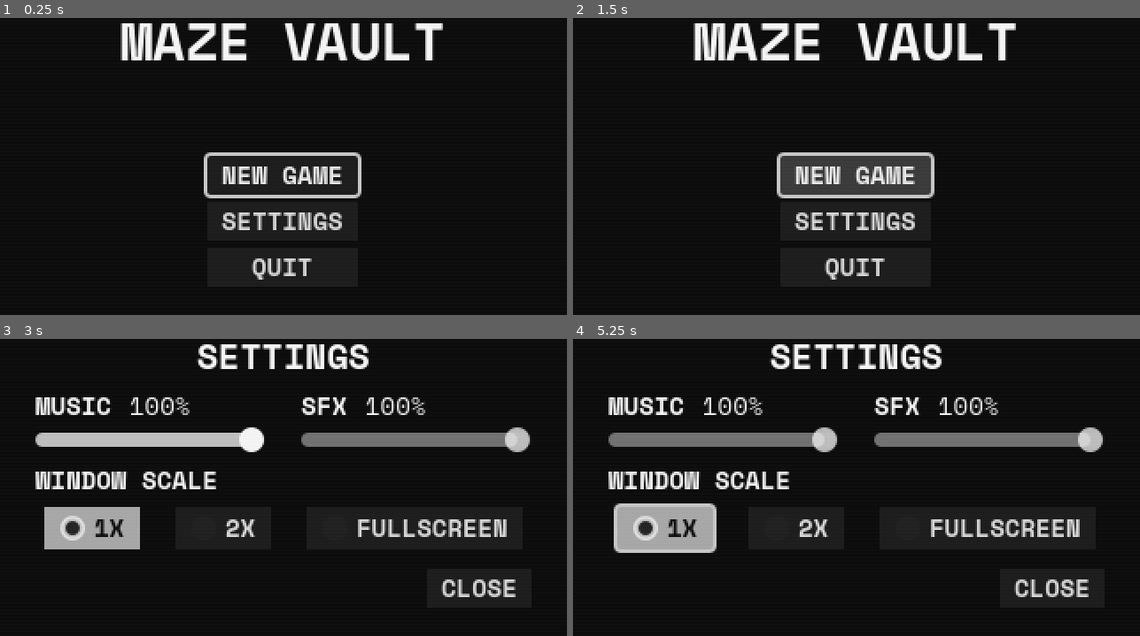
Above: before the commit, frames 1-4 (two rows, left to right).
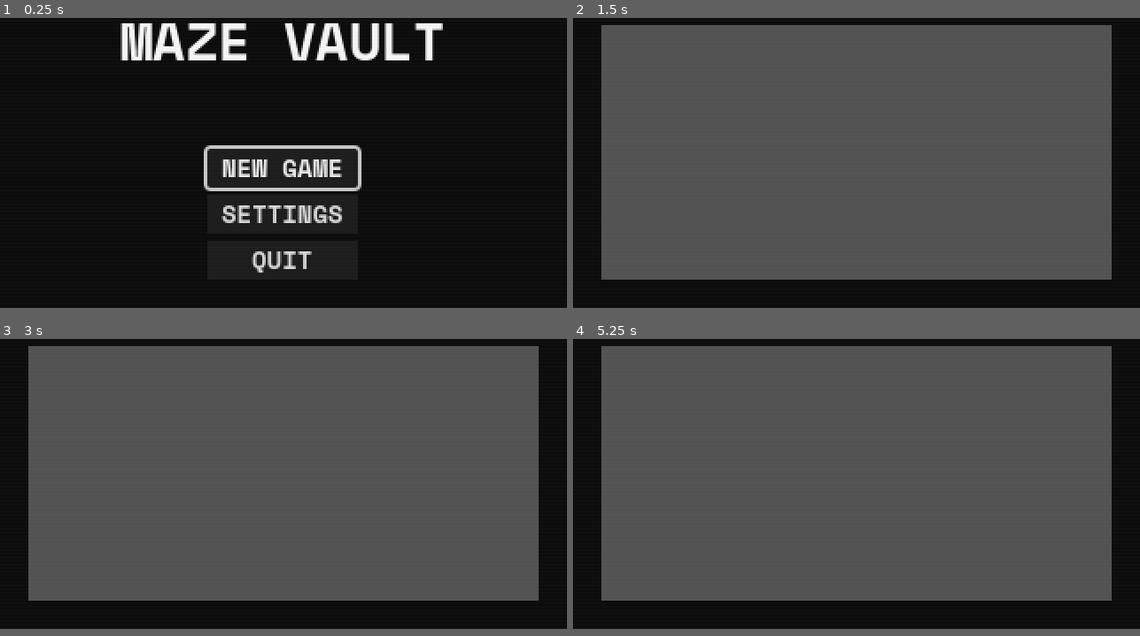
Above: after the commit, the same moments.

Repository: daredakke/maze-vault
Game: Godot game, scene res://scenes/game.tscn
Two runs of this game, one before a commit and one after it. Both use one fixed random seed, a clock stepped at 60 frames per second and the inputs below.
Inputs (mouse positions are in pixels of both pictures, inside the frame that each line leads up to):
- Up to frame 1 (0.25 s): no input
- Up to frame 2 (1.5 s): click "NEW GAME" at 0.5 s; click (856, 175) at 1.25 s, where only the run before the commit has a clickable "NEW GAME"
- Up to frame 3 (3 s): click (283, 496) at 2 s, where only the run before the commit has a clickable "NEW GAME"; click (283, 540) at 2.75 s, where only the run before the commit has a clickable "SETTINGS"
- Up to frame 4 (5.25 s): click (663, 529) at 3.5 s, where only the run before the commit has a clickable "1X"; click (794, 529) at 4.25 s, where only the run before the commit has a clickable "2X"; click (663, 529) at 5 s, where only the run before the commit has a clickable "1X"
The window is 640x360 before the commit and 640x352 after it. Grey fills any space a smaller window leaves; there, only what the larger window draws over its background counts as a difference.

The runs differ from the first frame. In frame 1, 3.8% of the frame differs, in the area x 35-64%, y 42-89%; in frame 2, 74%; in frame 3, 76%, in the area x 5-95%, y 1-89%; in frame 4, 76%.

Commit message:
Continue game when game paused

Diff:
--- a/project.godot
+++ b/project.godot
@@ -22,10 +22,10 @@
 [display]
 
 window/size/viewport_width=320
-window/size/viewport_height=180
+window/size/viewport_height=176
 window/size/resizable=false
 window/size/window_width_override=640
-window/size/window_height_override=360
+window/size/window_height_override=352
 window/stretch/mode="viewport"
 window/stretch/scale_mode="integer"
 
--- a/scenes/game.tscn
+++ b/scenes/game.tscn
@@ -1,9 +1,10 @@
-[gd_scene load_steps=5 format=3 uid="uid://2ebxoees0r32"]
+[gd_scene load_steps=6 format=3 uid="uid://2ebxoees0r32"]
 
 [ext_resource type="Script" path="res://scripts/game.gd" id="1_f6l8u"]
 [ext_resource type="PackedScene" uid="uid://ccqqq3oltseh7" path="res://scenes/splash.tscn" id="2_3wpsm"]
 [ext_resource type="Texture2D" uid="uid://douco27nrymbp" path="res://assets/scanlines-320-180.png" id="3_ct4n6"]
 [ext_resource type="PackedScene" uid="uid://dhcf22jtoctn0" path="res://scenes/pause.tscn" id="3_jsbi5"]
+[ext_resource type="PackedScene" uid="uid://bh36j4ina3tjr" path="res://scenes/wall.tscn" id="5_b62s1"]
 
 [node name="Game" type="Node2D"]
 process_mode = 3
@@ -17,10 +18,12 @@
 [node name="Pause" parent="Camera/UI" instance=ExtResource("3_jsbi5")]
 unique_name_in_owner = true
 process_mode = 2
+visible = false
 
 [node name="Splash" parent="Camera/UI" instance=ExtResource("2_3wpsm")]
 unique_name_in_owner = true
 process_mode = 3
+visible = false
 bypass_splash = true
 
 [node name="Foreground" type="CanvasLayer" parent="Camera"]
@@ -31,3 +34,20 @@
 centered = false
 
 [node name="Level" type="Node2D" parent="."]
+
+[node name="LevelTest" type="Node2D" parent="Level"]
+
+[node name="Wall" parent="Level/LevelTest" instance=ExtResource("5_b62s1")]
+scale = Vector2(1, 11)
+
+[node name="Wall2" parent="Level/LevelTest" instance=ExtResource("5_b62s1")]
+position = Vector2(304, 0)
+scale = Vector2(1, 11)
+
+[node name="Wall3" parent="Level/LevelTest" instance=ExtResource("5_b62s1")]
+position = Vector2(16, 0)
+scale = Vector2(18, 1)
+
+[node name="Wall4" parent="Level/LevelTest" instance=ExtResource("5_b62s1")]
+position = Vector2(16, 160)
+scale = Vector2(18, 1)
--- a/scenes/pause.tscn
+++ b/scenes/pause.tscn
@@ -53,13 +53,23 @@
 size_flags_vertical = 8
 mouse_filter = 2
 
+[node name="ContinueButton" type="Button" parent="MainPanel/Margin/ButtonsVBox"]
+unique_name_in_owner = true
+layout_mode = 2
+focus_neighbor_top = NodePath("../QuitButton")
+focus_neighbor_bottom = NodePath("../NewGameButton")
+focus_next = NodePath("../SettingsButton")
+focus_previous = NodePath("../QuitButton")
+mouse_default_cursor_shape = 2
+text = "CONTINUE"
+
 [node name="NewGameButton" type="Button" parent="MainPanel/Margin/ButtonsVBox"]
 unique_name_in_owner = true
 layout_mode = 2
-focus_neighbor_top = NodePath("../QuitButton")
+focus_neighbor_top = NodePath("../ContinueButton")
 focus_neighbor_bottom = NodePath("../SettingsButton")
 focus_next = NodePath("../SettingsButton")
-focus_previous = NodePath("../QuitButton")
+focus_previous = NodePath("../ContinueButton")
 mouse_default_cursor_shape = 2
 text = "NEW GAME"
 
@@ -256,6 +266,8 @@
 mouse_default_cursor_shape = 2
 text = "CLOSE"
 
+[connection signal="pressed" from="MainPanel/Margin/ButtonsVBox/ContinueButton" to="." method="_on_continue_button_pressed"]
+[connection signal="pressed" from="MainPanel/Margin/ButtonsVBox/NewGameButton" to="." method="_on_new_game_button_pressed"]
 [connection signal="pressed" from="MainPanel/Margin/ButtonsVBox/SettingsButton" to="." method="_on_settings_button_pressed"]
 [connection signal="pressed" from="MainPanel/Margin/ButtonsVBox/QuitButton" to="." method="_on_quit_button_pressed"]
 [connection signal="value_changed" from="SettingsPanel/Margin/ControlsVBox/VolumeHBox/MusicVBox/MusicSlider" to="." method="_on_music_slider_value_changed"]
--- /dev/null
+++ b/scenes/wall.tscn
@@ -0,0 +1,17 @@
+[gd_scene load_steps=3 format=3 uid="uid://bh36j4ina3tjr"]
+
+[ext_resource type="Texture2D" uid="uid://cvtdjtmyenki0" path="res://assets/square-white-16.png" id="1_ik8ve"]
+
+[sub_resource type="RectangleShape2D" id="RectangleShape2D_if7k4"]
+size = Vector2(16, 16)
+
+[node name="Wall" type="Area2D"]
+
+[node name="Sprite2D" type="Sprite2D" parent="."]
+modulate = Color(0, 0, 0, 1)
+texture = ExtResource("1_ik8ve")
+centered = false
+
+[node name="CollisionShape2D" type="CollisionShape2D" parent="."]
+position = Vector2(8, 8)
+shape = SubResource("RectangleShape2D_if7k4")
--- a/scripts/autoload/global.gd
+++ b/scripts/autoload/global.gd
@@ -16,9 +16,10 @@
 
 var settings: Dictionary
 var resolutions: Array[Vector2i] = [
-	Vector2i(640, 360),
-	Vector2i(1280, 720),
+	Vector2i(640, 352),
+	Vector2i(1280, 704),
 ]
+var game_started: bool = false
 var game_paused: bool:
 	set(new_value):
 		game_paused = new_value
--- a/scripts/game.gd
+++ b/scripts/game.gd
@@ -8,9 +8,25 @@
 
 func _ready() -> void:
 	splash.splash_ended.connect(pause.focus_main_menu)
+	pause.game_started.connect(_start_game)
+	pause.game_continued.connect(_unpause_game)
 
 	pause.load_settings()
 	_pause_game()
+
+
+func _process(_delta: float) -> void:
+	if not Global.game_started:
+		return
+
+	if Input.is_action_just_pressed("pause") and not Global.game_paused:
+		_pause_game()
+
+
+func _start_game() -> void:
+	Global.game_started = true
+
+	_unpause_game()
 
 
 func _pause_game() -> void:
@@ -25,8 +41,12 @@
 
 func _handle_pause_state() -> void:
 	if Global.game_paused:
-		#pause.show()
+		pause.show()
+
+		if Global.game_started:
+			pause.focus_main_menu()
+
 		DisplayServer.mouse_set_mode(DisplayServer.MOUSE_MODE_VISIBLE)
 	else:
-		#pause.hide()
+		pause.hide()
 		DisplayServer.mouse_set_mode(DisplayServer.MOUSE_MODE_HIDDEN)
--- a/scripts/pause.gd
+++ b/scripts/pause.gd
@@ -2,9 +2,14 @@
 extends Control
 
 
+signal game_started
+signal game_continued
+
+var _delay_process: bool = true
 var _music_bus: int = AudioServer.get_bus_index("Music")
 var _sfx_bus: int = AudioServer.get_bus_index("SFX")
 
+@onready var continue_button: Button = %ContinueButton
 @onready var new_game_button: Button = %NewGameButton
 @onready var settings_button: Button = %SettingsButton
 @onready var settings_panel: Panel = %SettingsPanel
@@ -17,13 +22,30 @@
 @onready var fullscreen_check_box: CheckBox = %FullscreenCheckBox
 
 
-func _input(event: InputEvent) -> void:
-	if event.is_action_pressed("ui_cancel") and settings_panel.visible:
-		_on_close_button_pressed()
+func _ready() -> void:
+	continue_button.hide()
+
+
+func _process(_delta: float) -> void:
+	# Ensure pause menu doesn't immediately unpause when pause button pressed
+	if _delay_process:
+		_delay_process = false
+		return
+
+	if Input.is_action_just_pressed("ui_cancel"):
+		if settings_panel.visible:
+			_on_close_button_pressed()
+			return
+
+		if Global.game_started:
+			_on_continue_button_pressed()
 
 
 func focus_main_menu() -> void:
-	new_game_button.grab_focus()
+	if not Global.game_started:
+		new_game_button.grab_focus()
+	else:
+		continue_button.grab_focus()
 
 
 func load_settings() -> void:
@@ -55,6 +77,18 @@
 		window_scale = Global.Mode.FULLSCREEN
 
 	Global.save_settings(music_volume, sfx_volume, window_scale)
+
+
+func _on_new_game_button_pressed() -> void:
+	_delay_process = true
+	new_game_button.hide()
+	continue_button.show()
+	game_started.emit()
+
+
+func _on_continue_button_pressed() -> void:
+	_delay_process = true
+	game_continued.emit()
 
 
 func _on_settings_button_pressed() -> void:
--- a/scripts/splash.gd
+++ b/scripts/splash.gd
@@ -22,7 +22,7 @@
 
 
 func _process(_delta: float) -> void:
-	if Input.is_action_just_pressed("action"):
+	if Input.is_action_just_pressed("ui_accept"):
 		_end_splash()
 
 
Binary file added: assets/square-white-16.png
Not shown, added: assets/square-white-16.png.import
